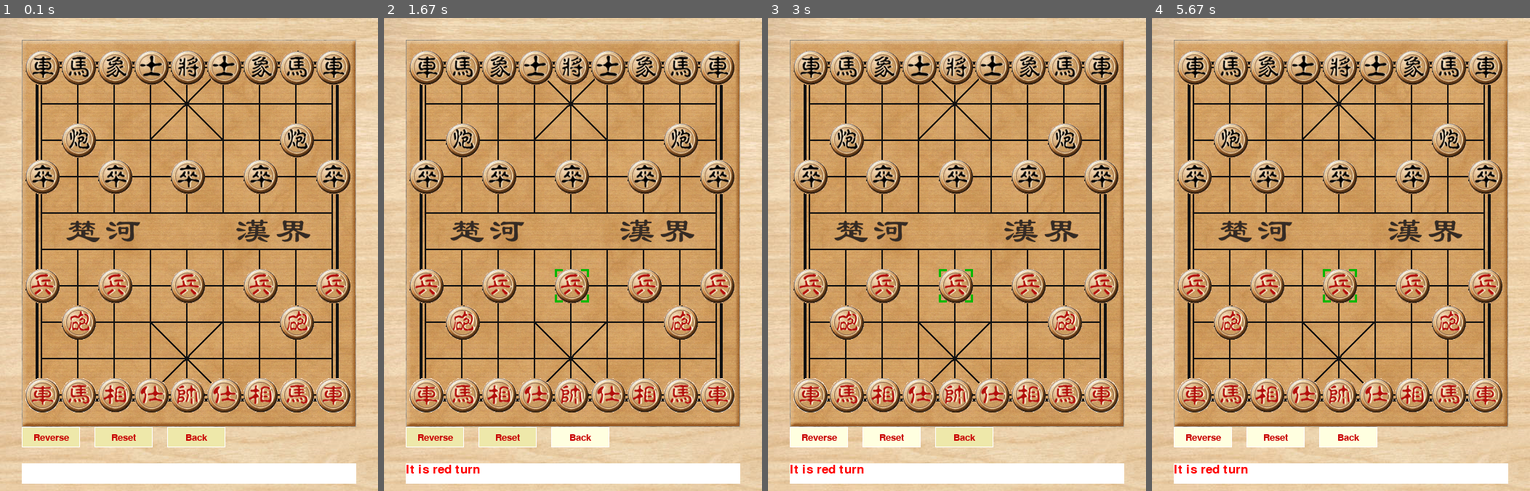
Above: before the commit, frames 1-4 (left to right).
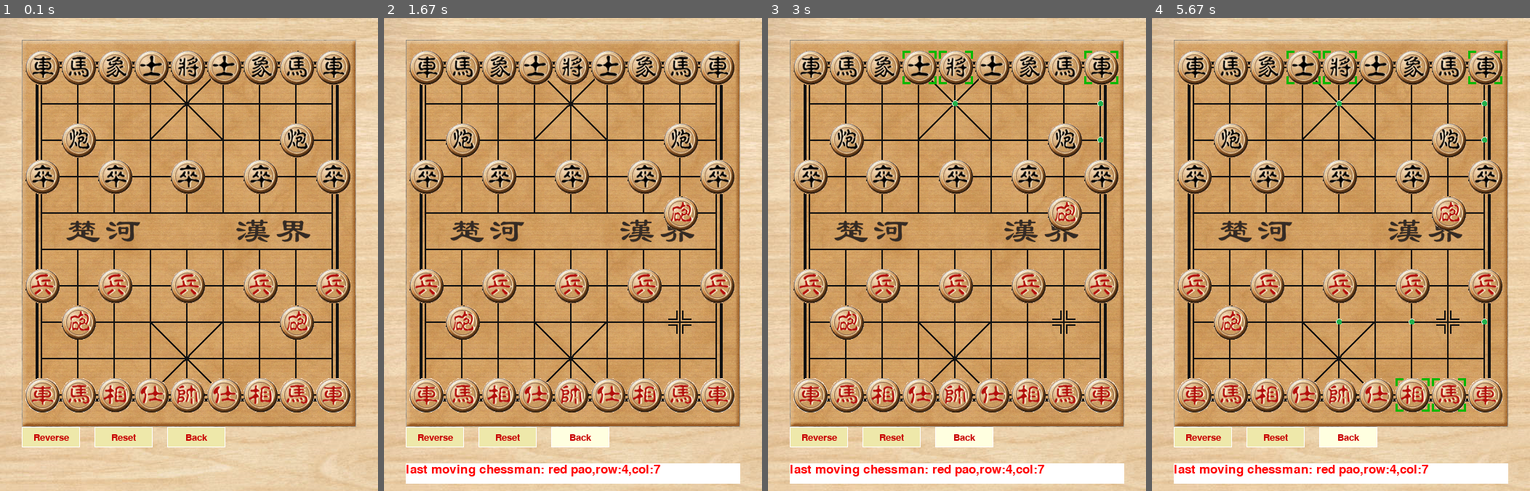
Above: after the commit, the same moments.

Repository: hbuxiaofei/pygame-chess
Game: pygame game, started from main.py
Same seed, same stepped clock (60 frames per second), same inputs: the game is played once before the commit and once after it.
Inputs (mouse positions are in pixels of both pictures, inside the frame that each line leads up to):
- Up to frame 1 (0.1 s): no input
- Up to frame 2 (1.67 s): click (557, 273) at 0.38 s; press the mouse at (580, 438) at 0.7 s; move the mouse to (512, 287) at 0.8 s; release the mouse at (444, 140) at 0.93 s; press the mouse at (580, 438) at 1.03 s; move the mouse to (625, 382) at 1.13 s; release the mouse at (671, 330) at 1.27 s; press the mouse at (580, 438) at 1.37 s; move the mouse to (625, 325) at 1.47 s; release the mouse at (671, 211) at 1.6 s
- Up to frame 3 (3 s): press the mouse at (964, 438) at 1.7 s; move the mouse to (934, 259) at 1.8 s; release the mouse at (904, 79) at 1.93 s; press the mouse at (892, 438) at 2.03 s; move the mouse to (994, 254) at 2.13 s; release the mouse at (1096, 74) at 2.27 s; press the mouse at (817, 438) at 2.37 s; move the mouse to (877, 259) at 2.47 s; release the mouse at (938, 79) at 2.6 s; click (964, 438) at 2.72 s
- Up to frame 4 (5.67 s): press the mouse at (1348, 438) at 5.03 s; move the mouse to (1386, 420) at 5.13 s; release the mouse at (1424, 405) at 5.27 s; click (1454, 386) at 5.38 s

The runs differ from the first frame. In frame 1, 3.8% of the frame differs, in the area x 5-95%, y 94-99%; in frame 2, 1.6%; in frame 3, 3.5%; in frame 4, 3.1%.

Commit message:
show steps to move
Signed-off-by: lilei <hbu_lilei@163.com>

Diff:
--- a/Chess/Base.py
+++ b/Chess/Base.py
@@ -63,6 +63,132 @@
         info = arrColor[self.color] + arrKind[self.kind]
         return info
 
+    def getMovePoints(self):
+        points = []
+        if KIND_JU == self.kind or KIND_PAO == self.kind:
+            row_tmp = self.row - 1
+            while row_tmp >= 0:
+                points.append((row_tmp, self.col))
+                row_tmp = row_tmp - 1
+            row_tmp = self.row + 1
+            while row_tmp <= 9:
+                points.append((row_tmp, self.col))
+                row_tmp = row_tmp + 1
+            col_tmp = self.col - 1
+            while col_tmp >= 0:
+                points.append((self.row, col_tmp))
+                col_tmp = col_tmp - 1
+            col_tmp = self.col + 1
+            while col_tmp <= 8:
+                points.append((self.row, col_tmp))
+                col_tmp = col_tmp + 1
+        elif KIND_MA == self.kind:
+            row_tmp = self.row - 1
+            if row_tmp >= 0:
+                col_tmp = self.col - 2
+                if col_tmp >= 0:
+                    points.append((row_tmp, col_tmp))
+                col_tmp = self.col + 2
+                if col_tmp <= 8:
+                    points.append((row_tmp, col_tmp))
+            row_tmp = self.row + 1
+            if row_tmp <= 9:
+                col_tmp = self.col - 2
+                if col_tmp >= 0:
+                    points.append((row_tmp, col_tmp))
+                col_tmp = self.col + 2
+                if col_tmp <= 8:
+                    points.append((row_tmp, col_tmp))
+            row_tmp = self.row - 2
+            if row_tmp >= 0:
+                col_tmp = self.col - 1
+                if col_tmp >= 0:
+                    points.append((row_tmp, col_tmp))
+                col_tmp = self.col + 1
+                if col_tmp <= 8:
+                    points.append((row_tmp, col_tmp))
+            row_tmp = self.row + 2
+            if row_tmp <= 9:
+                col_tmp = self.col - 1
+                if col_tmp >= 0:
+                    points.append((row_tmp, col_tmp))
+                col_tmp = self.col + 1
+                if col_tmp <= 8:
+                    points.append((row_tmp, col_tmp))
+        elif KIND_XIANG == self.kind:
+            row_tmp = self.row - 2
+            if row_tmp >= 0:
+                col_tmp = self.col - 2
+                if col_tmp >= 0:
+                    points.append((row_tmp, col_tmp))
+                col_tmp = self.col + 2
+                if col_tmp <= 8:
+                    points.append((row_tmp, col_tmp))
+            row_tmp = self.row + 2
+            if row_tmp <= 9:
+                col_tmp = self.col - 2
+                if col_tmp >= 0:
+                    points.append((row_tmp, col_tmp))
+                col_tmp = self.col + 2
+                if col_tmp <= 8:
+                    points.append((row_tmp, col_tmp))
+        elif KIND_SHI == self.kind:
+            row_tmp = self.row - 1
+            if row_tmp >= 0:
+                col_tmp = self.col - 1
+                if col_tmp >= 0:
+                    points.append((row_tmp, col_tmp))
+                col_tmp = self.col + 1
+                if col_tmp <= 8:
+                    points.append((row_tmp, col_tmp))
+            row_tmp = self.row + 1
+            if row_tmp <= 9:
+                col_tmp = self.col - 1
+                if col_tmp >= 0:
+                    points.append((row_tmp, col_tmp))
+                col_tmp = self.col + 1
+                if col_tmp <= 8:
+                    points.append((row_tmp, col_tmp))
+        elif KIND_JIANG == self.kind:
+            row_tmp = self.row - 1
+            if row_tmp >= 0:
+                points.append((row_tmp, self.col))
+            row_tmp = self.row + 1
+            if row_tmp <= 9:
+                points.append((row_tmp, self.col))
+            col_tmp = self.col - 1
+            if col_tmp >= 0:
+                points.append((self.row, col_tmp))
+            col_tmp = self.col + 1
+            if col_tmp <= 8:
+                points.append((self.row, col_tmp))
+        elif KIND_BING == self.kind:
+            if self.riverCrossed == 0:
+                if self.row < 5:
+                    row_tmp = self.row + 1
+                    if row_tmp <= 9:
+                        points.append((row_tmp, self.col))
+                else:
+                    row_tmp = self.row - 1
+                    if row_tmp >= 0:
+                        points.append((row_tmp, self.col))
+            else:
+                if self.row < 5:
+                    row_tmp = self.row - 1
+                    if row_tmp <= 9:
+                        points.append((row_tmp, self.col))
+                else:
+                    row_tmp = self.row + 1
+                    if row_tmp <= 9:
+                        points.append((row_tmp, self.col))
+                col_tmp = self.col - 1
+                if col_tmp >= 0:
+                    points.append((self.row, col_tmp))
+                col_tmp = self.col + 1
+                if col_tmp <= 8:
+                    points.append((self.row, col_tmp))
+        return points
+
     def ChessMoveJudge(self, rowTo, colTo):
         ''' 根据棋子类型,当前位置和目标位置判断能否走棋 '''
 
--- a/Chess/Board.py
+++ b/Chess/Board.py
@@ -72,6 +72,7 @@
         self.bottomImg, rc = Global.load_image("images/bottom.bmp")
         self.groundImg, rc = Global.load_image("images/ground.bmp")
         self.markImg, rc = Global.load_image("images/cur_pos.bmp", 0xffffff)
+        self.moveImg, rc = Global.load_image("images/cur_move.bmp", 0xffffff)
         self.resetBorad()
 
     def reverseBoard(self):
@@ -157,6 +158,11 @@
                 top = self.curRow * BOARD_GAP + BOARD_TOP
                 self.window.blit(self.markImg, (left, top))
 
+                for pos in self.chessmanGetPoints():
+                    top = pos[0] * BOARD_GAP + BOARD_TOP
+                    left = pos[1] * BOARD_GAP + BOARD_LEFT
+                    self.window.blit(self.moveImg, (left, top))
+
     def redrawBorad(self):
         ''' 根据每个单元格对应的棋子重绘棋盘 '''
 
@@ -209,6 +215,19 @@
                     return  0
         return 1
 
+    def chessmanGetPoints(self):
+        if (self.curRow, self.curCol) not in self.board.keys():
+            return None
+        chessman = self.board[(self.curRow, self.curCol)]
+        if chessman == None:
+            return None
+
+        points = []
+        for pos in chessman.getMovePoints():
+            if self.chessmanTryMove(pos[0], pos[1]) == True:
+                points.append(pos)
+        return points
+
     def chessmanTryMove(self, rowTo, colTo):
         if (self.curRow, self.curCol) not in self.board.keys():
             return False
@@ -224,6 +243,7 @@
                 return False
 
         if chessman.ChessMoveJudge(rowTo, colTo) == 0:
+            # 白脸将判断
             if Base.KIND_JIANG == chessman.kind:
                 if (rowTo, colTo) not in self.board.keys():
                     return False
@@ -232,6 +252,16 @@
                     return False
                 if Base.KIND_JIANG != chessmanTo.kind:
                     return False
+                if colTo != chessman.col:
+                    return False
+                for key in self.board.keys():
+                    chsman = self.board[key]
+                    if chsman == None:
+                        continue
+                    if chsman.col == colTo:
+                        if ((chsman.row > chessman.row and chsman.row < rowTo) or
+                            (chsman.row < chessman.row and chsman.row > rowTo)):
+                                return False
             else:
                 return False
         else:
@@ -282,10 +312,13 @@
                     for col in range(colLoopMin, colLoopMax):
                         if (row, col) in self.board.keys():
                             if None != self.board[(row, col)]:
-                                bIsHaveChessman = 1
                                 if Base.KIND_PAO == chessman.kind:
+                                    if bIsHaveChessman == 0:
+                                        bIsHaveChessman = 1
+                                    else:
+                                        return False
                                     if (rowTo, colTo) not in self.board.keys() :
-                                        return  False
+                                        return False
                                     elif None == self.board[(rowTo, colTo)]:
                                         return False
                                     else:
@@ -293,7 +326,7 @@
                                         if chessmanTemp.color == chessman.color:
                                             return False
                                 else:
-                                    return 0
+                                    return False
             if Base.KIND_PAO == chessman.kind:
                 if (rowTo, colTo) in self.board.keys() :
                     chessmanTemp = self.board[(rowTo, colTo)]
@@ -315,6 +348,18 @@
             self.chessmanChoose(rowTo, colTo)
             return 0
         else:
+            chessman = None
+            if (self.curRow, self.curCol) in self.board.keys():
+                chessman = self.board[(self.curRow, self.curCol)]
+            if chessman == None:
+                return 0
+            chessmanTo = None
+            if (rowTo, colTo) in self.board.keys():
+                chessmanTo = self.board[(rowTo, colTo)]
+                if chessmanTo != None and chessman.color == chessmanTo.color:
+                    self.chessmanChoose(rowTo, colTo)
+                    return 0
+
             # 判断是否能走棋
             if self.chessmanTryMove(rowTo, colTo) == False:
                 return 0
@@ -323,14 +368,13 @@
             board_save = copy.deepcopy(self.board)
             self.stack.push(board_save)
 
-            chessman = self.board[(self.curRow, self.curCol)]
-            self.board[(rowTo, colTo)] = chessman
-            chessman.row = rowTo
-            chessman.col = colTo
             # 兵过河
             if chessman.kind == Base.KIND_BING:
                 if (4 == chessman.row and 5 == rowTo) or (5 == chessman.row and 4 == rowTo):
                     chessman.riverCrossed = 1
+            self.board[(rowTo, colTo)] = chessman
+            chessman.row = rowTo
+            chessman.col = colTo
             self.board[(self.curRow, self.curCol)]  = None
             self.curRow = -1
             self.curCol = -1
@@ -343,7 +387,6 @@
             else:
                 self.curStepColor = Base.COLOR_BLACK
 
-            chessmanTo = self.board[(rowTo, colTo)]
             if chessmanTo != None and Base.KIND_JIANG == chessmanTo.kind:
                 if Base.COLOR_BLACK == chessmanTo.color:
                     self.tipInfo = ('game over,red win!')
--- a/main.py
+++ b/main.py
@@ -31,6 +31,7 @@
     while mainloop:
         # 更新显示
         pygame.display.update()
+        moveResult = 0
         for event in pygame.event.get():
             if event.type == pygame.QUIT: # 如果关闭窗口,退出
                 print("press pygame.QUIT")
@@ -52,11 +53,11 @@
             else:
                 print("press othre key: %s" % event.type)
                 break
-
-        chessbord.redrawBorad()
-        chessbord.showTipInfo()
-        # 更新显示
-        pygame.display.update()
+        if moveResult == 1:
+            chessbord.redrawBorad()
+            chessbord.showTipInfo()
+            # 更新显示
+            #  pygame.display.update()
 
     pygame.quit()
     sys.exit()
Binary file added: images/cur_move.bmp
